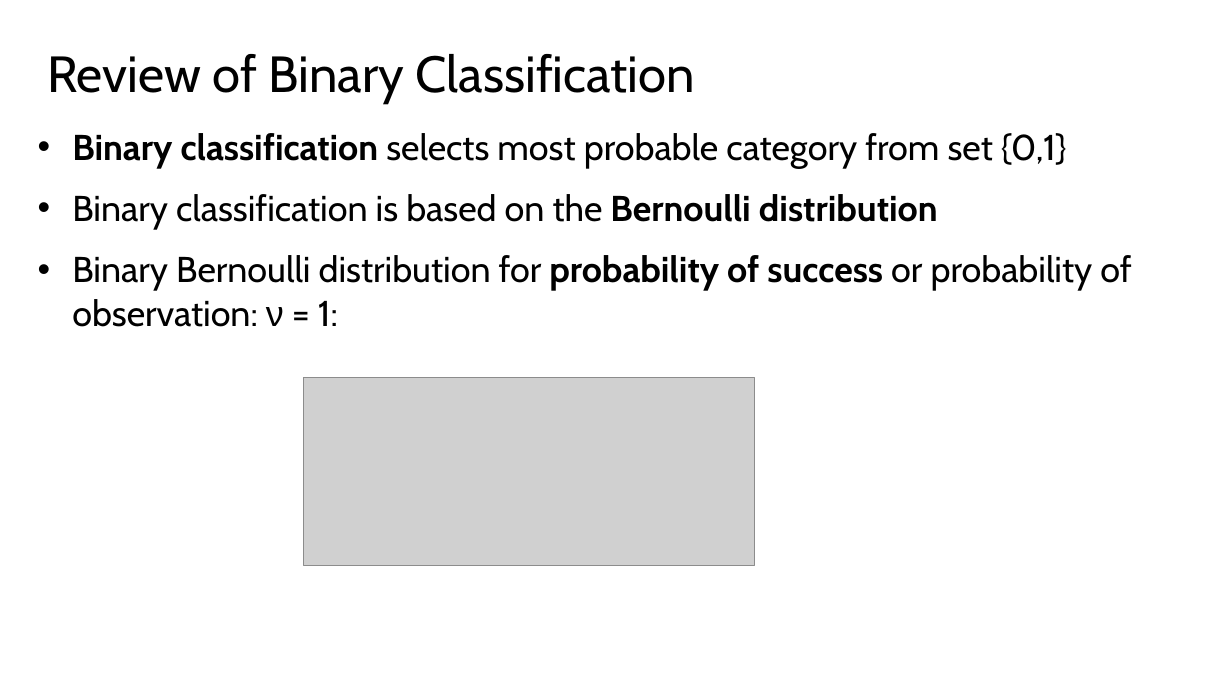
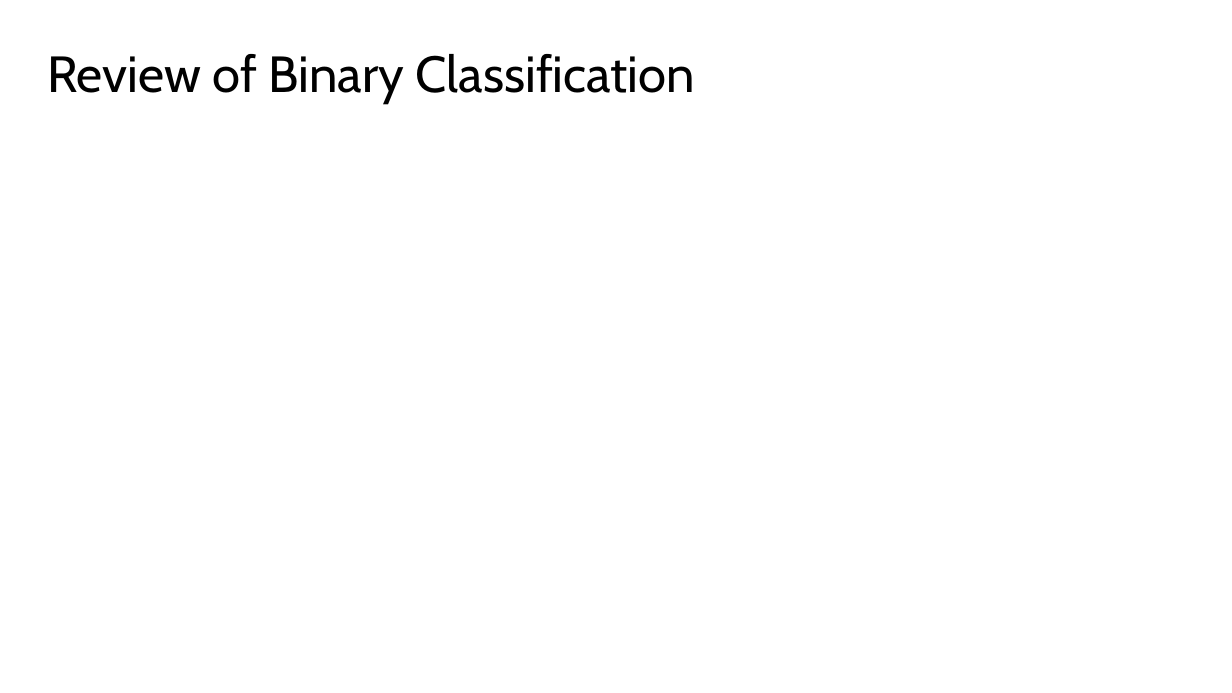
Before and after one commit to StephenElston/CSCI-E25, a slide deck: slide 24 of Slides/4_MachineLearningForCV.pptx (slide 19 before the commit). Drawn at 1232x693 pixels with LibreOffice and Linux fonts; fonts in the diff are those of the drawing; grey boxes stand for pictures. Boxes give left, top, right and bottom in pixels: in the first picture for what was removed or moved away, otherwise in the second. Text is boxed around its words. In the diff, an @@ line names an element or a change of style, - is before the commit and + after.

```diff
--- a/Slides/4_MachineLearningForCV.pptx
+++ b/Slides/4_MachineLearningForCV.pptx
@@ text removed at <box>72,133,1131,327</box> @@
-• Binary classification selects most probable category from set {0,1}
-• Binary classification is based on the Bernoulli distribution
-• Binary Bernoulli distribution for probability of success or probability of observation: ν = 1:
@@ picture removed at <box>303,378,754,566</box> @@
```
Also in this commit, not shown: 11 other slides changed, 2 slides added, 1 other file.
